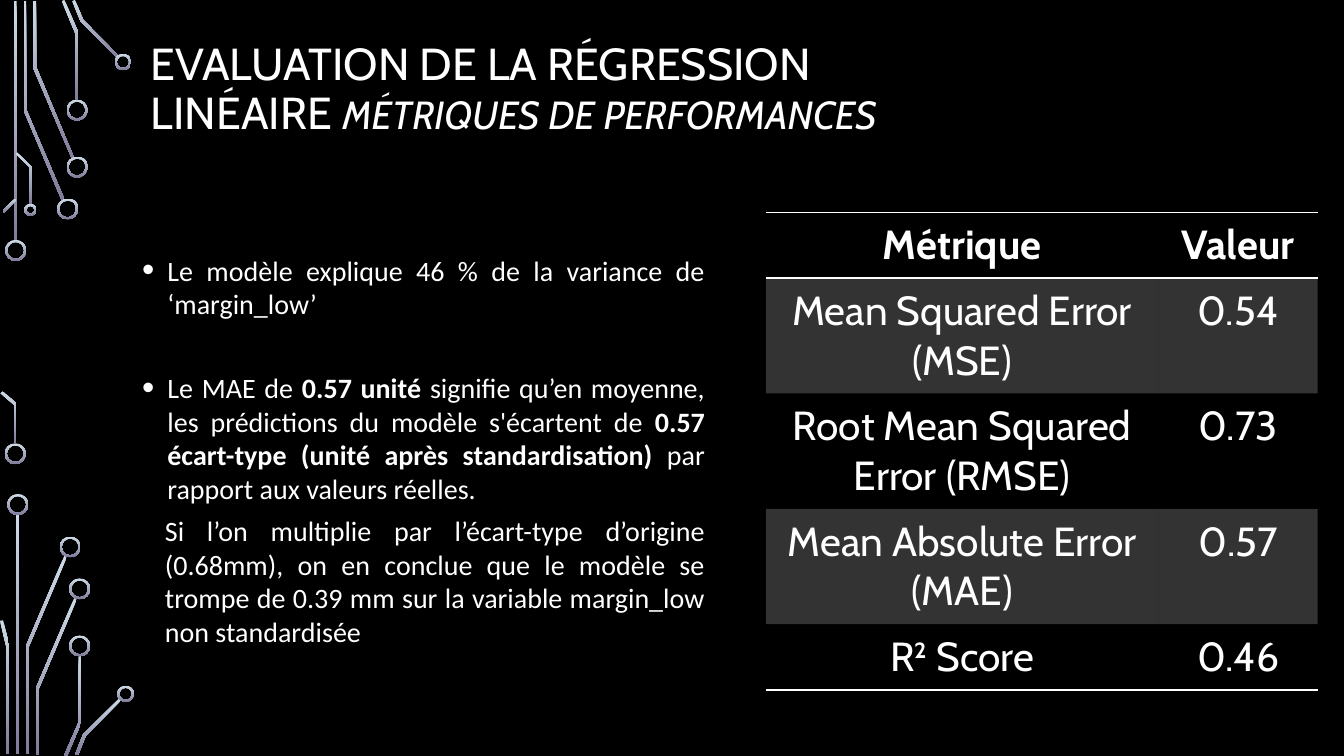
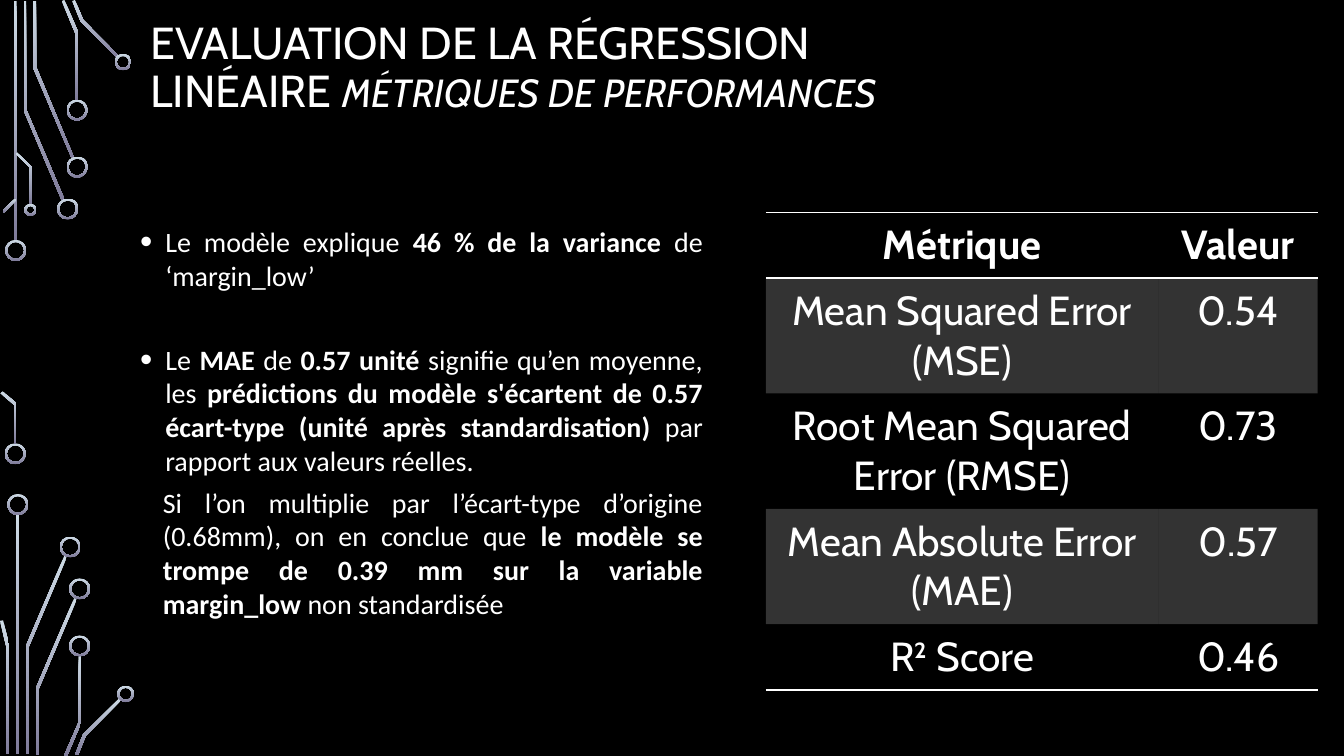
Before and after one commit to francoisvercellotti/application-detection-faux-billets, a slide deck: slide 9 of Vercellotti_François_3_support_presentation_092024.pptx. Drawn at 1344x756 pixels with LibreOffice and Linux fonts; fonts in the diff are those of the drawing; background and template pictures are left out. Boxes give left, top, right and bottom in pixels: in the first picture for what was removed or moved away, otherwise in the second. Text is boxed around its words. In the diff, an @@ line names an element or a change of style, - is before the commit and + after.

```diff
--- a/Vercellotti_François_3_support_presentation_092024.pptx
+++ b/Vercellotti_François_3_support_presentation_092024.pptx
@@ title "EVALUATION DE LA RÉGRESSION LINÉAIRE ...": place and size @@
-title "EVALUATION DE LA RÉGRESSION LINÉAIRE ..." at (151, 43, 877, 130)
+title "EVALUATION DE LA RÉGRESSION LINÉAIRE ..." at (150, 21, 876, 108)
@@ text "Le modèle explique 46 % ...": place and size @@
-text "Le modèle explique 46 % ..." at (165, 261, 705, 643)
+text "Le modèle explique 46 % ..." at (163, 232, 703, 619)
@@ text "Le modèle explique 46 % ..." at (163, 232, 703, 619): bold on in "46 % de la variance", "MAE prédictions du modèle s'écartent de", "le modèle se trompe de 0.39 mm ..." @@
```
Also in this commit, not shown: 11 other slides changed, 12 other files.
